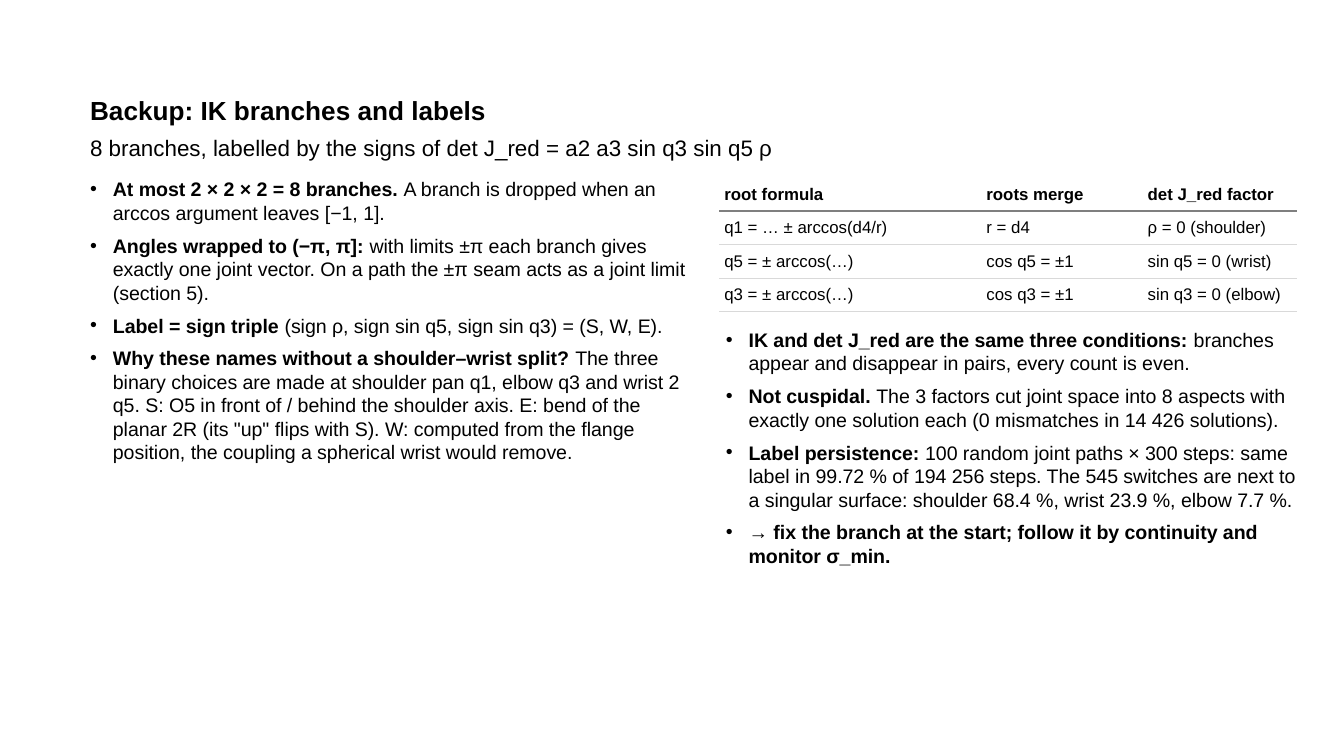
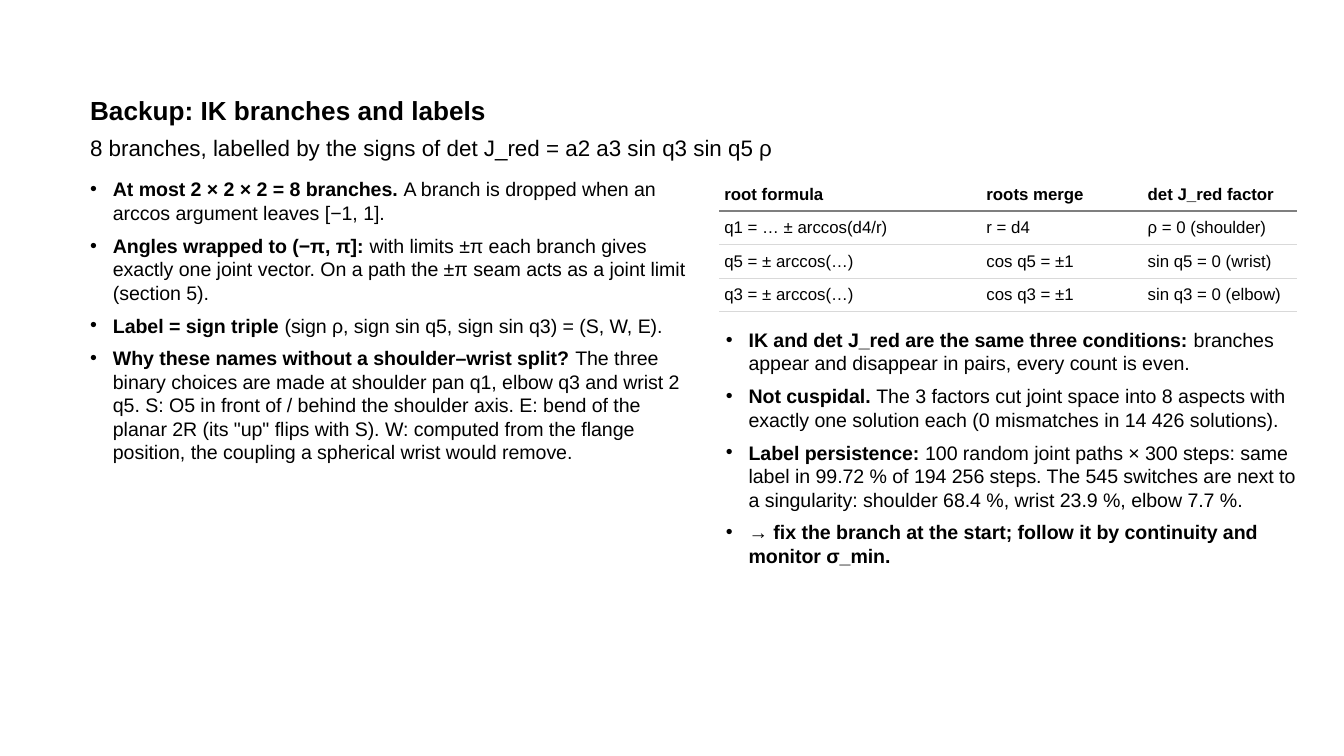
Before and after one commit to wenqian157/p6r_planner, a slide deck: slide 18 of results/presentation/P6R_presentation_complete.pptx. Drawn at 1344x756 pixels with LibreOffice and Linux fonts; fonts in the diff are those of the drawing. Boxes give left, top, right and bottom in pixels: in the first picture for what was removed or moved away, otherwise in the second. Text is boxed around its words. In the diff, an @@ line names an element or a change of style, - is before the commit and + after.

```diff
--- a/results/presentation/P6R_presentation_complete.pptx
+++ b/results/presentation/P6R_presentation_complete.pptx
@@ text at (749,445,1295,511): text changed @@
-• Label persistence: 100 random joint paths × 300 steps: same label in 99.72 % of 194 256 steps. The 545 switches are next to a singular surface: shoulder 68.4 %, wrist 23.9 %, elbow 7.7 %.
+• Label persistence: 100 random joint paths × 300 steps: same label in 99.72 % of 194 256 steps. The 545 switches are next to a singularity: shoulder 68.4 %, wrist 23.9 %, elbow 7.7 %.
```
Also in this commit, not shown: 6 other slides changed, 1 other file.
